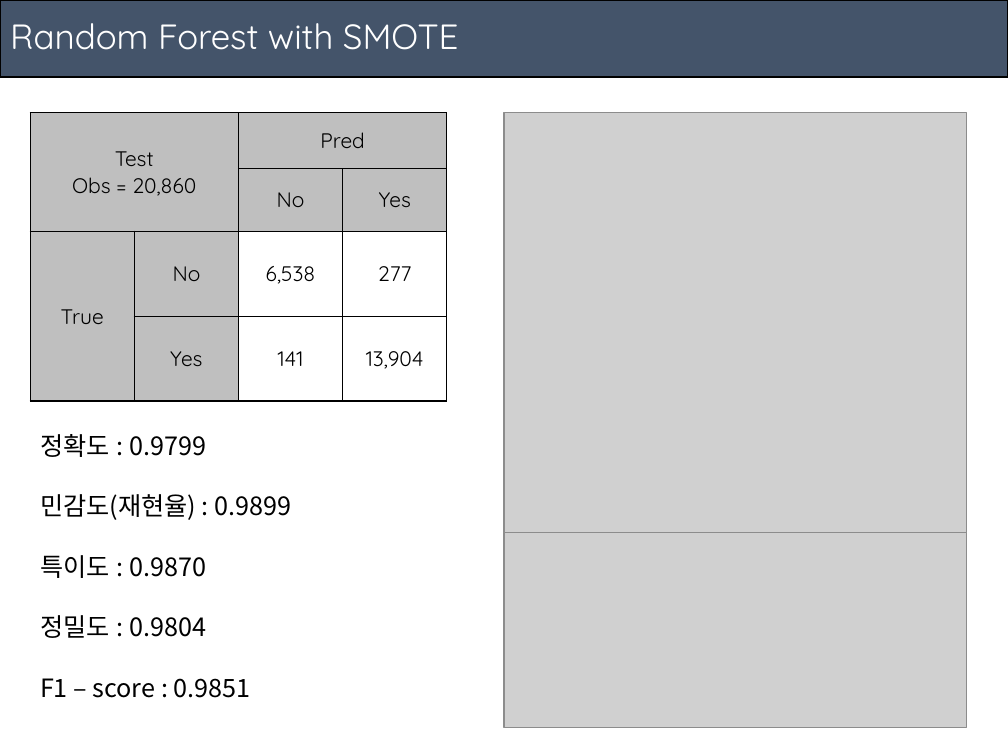
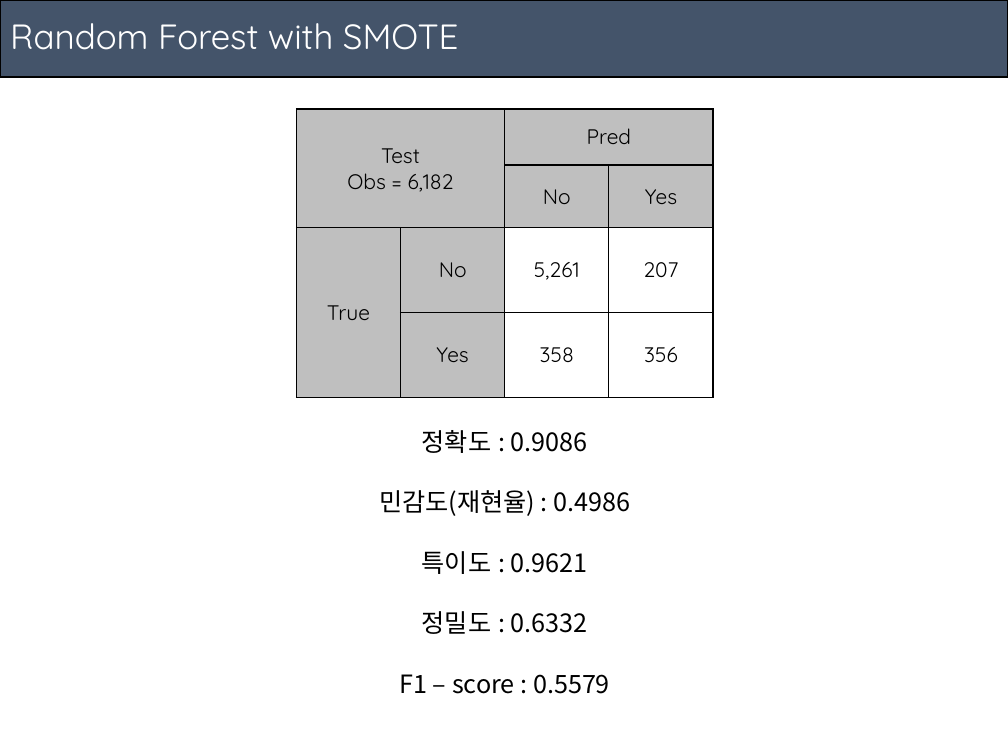
Before and after one commit to ajskdlf64/Bachelor-of-Statistics, a slide deck: slide 24 of 2019 - 02/[응용통계학과] 데이터마이닝/Insuracne Model/Model.pptx. Drawn at 1008x756 pixels with LibreOffice and Linux fonts; fonts in the diff are those of the drawing; grey boxes stand for pictures. Boxes give left, top, right and bottom in pixels: in the first picture for what was removed or moved away, otherwise in the second. Text is boxed around its words. In the diff, an @@ line names an element or a change of style, - is before the commit and + after.

```diff
--- a/2019 - 02/[응용통계학과] 데이터마이닝/Insuracne Model/Model.pptx
+++ b/2019 - 02/[응용통계학과] 데이터마이닝/Insuracne Model/Model.pptx
@@ table at (x1=296, y1=109, x2=712, y2=391) @@
-row 1, column 1: Test / Obs = 20,860
+row 1, column 1: Test / Obs = 6,182
-row 3, column 3: 6,538
+row 3, column 3: 5,261
-row 3, column 4: 277
+row 3, column 4: 207
-row 4, column 3: 141
+row 4, column 3: 358
-row 4, column 4: 13,904
+row 4, column 4: 356
@@ table moved from (x1=30, y1=113, x2=446, y2=395) to (x1=296, y1=109, x2=712, y2=391) @@
@@ picture removed at (x1=504, y1=113, x2=966, y2=532) @@
@@ text at (x1=379, y1=430, x2=631, y2=694): text changed @@
-정확도 : 0.9799
-민감도(재현율) : 0.9899
-특이도 : 0.9870
-정밀도 : 0.9804
-F1 – score : 0.9851
+정확도 : 0.9086
+민감도(재현율) : 0.4986
+특이도 : 0.9621
+정밀도 : 0.6332
+F1 – score : 0.5579
@@ picture removed at (x1=504, y1=532, x2=966, y2=728) @@
```
Also in this commit, not shown: 10 other slides changed, 6 slides added, 4 slides removed, 7 other files.
